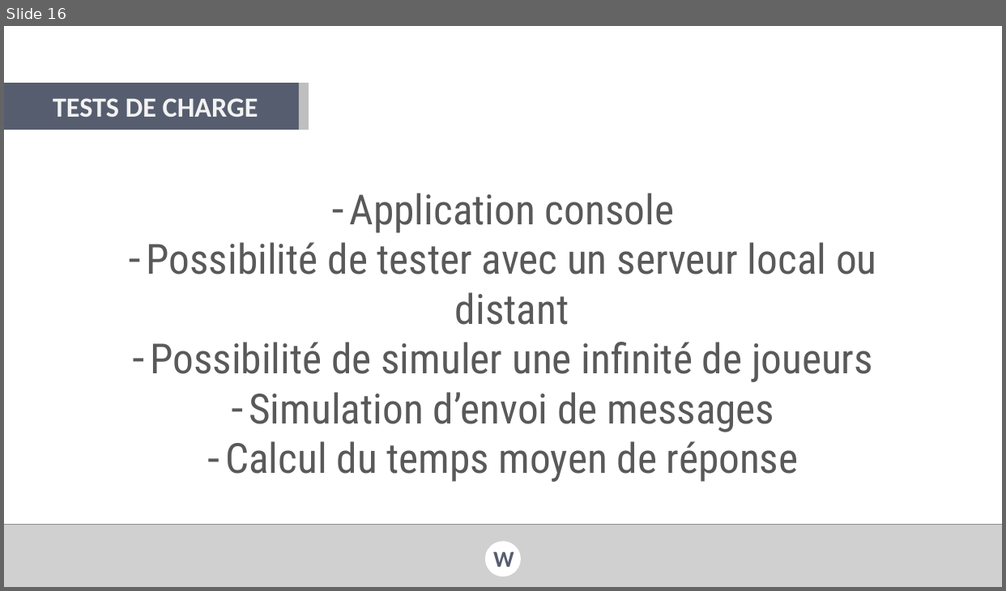
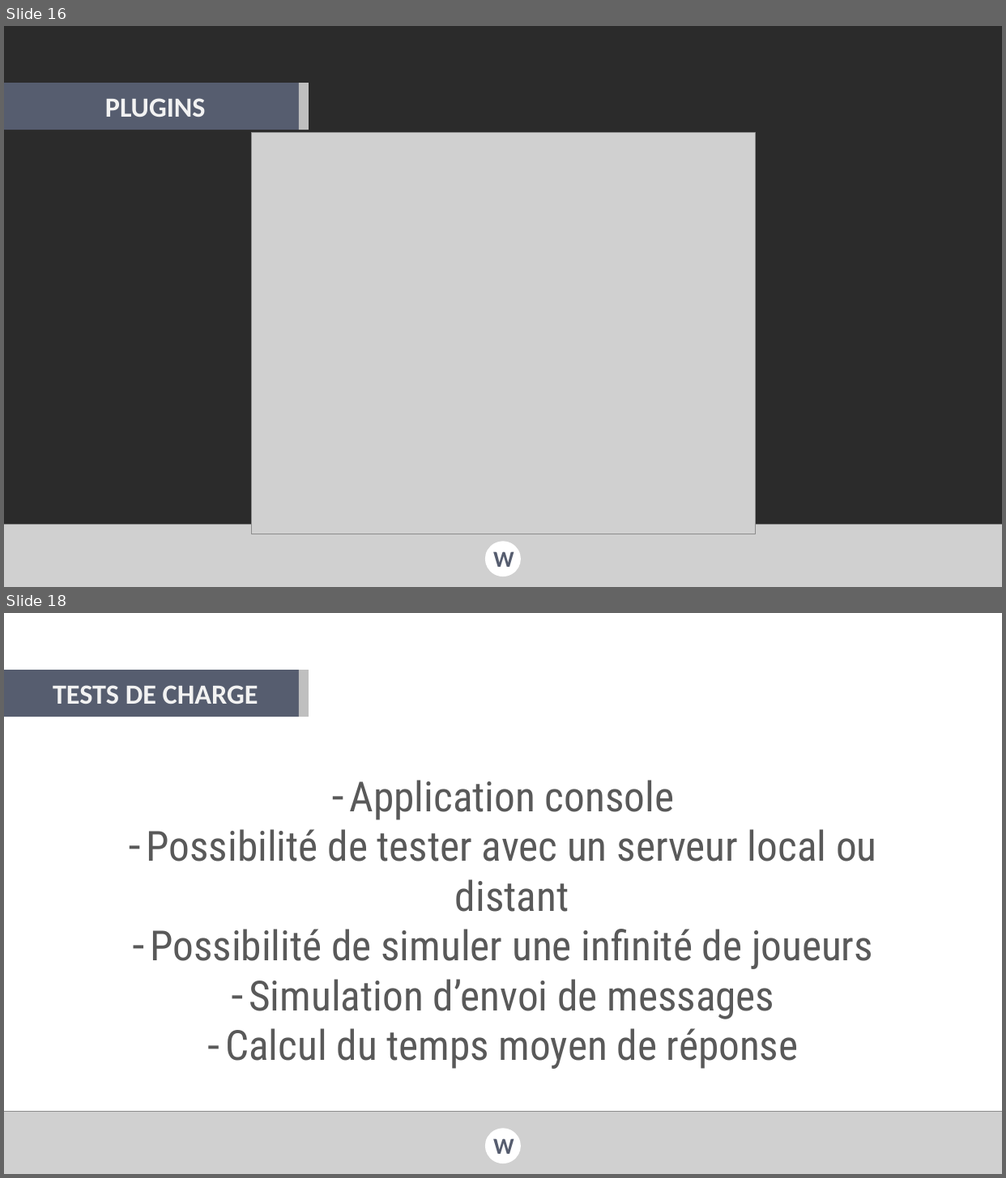
Before and after one commit to val92130/Wander, a slide deck: Docs/Documentation/Presentations/Wander - Forum PI.pptx. Shown one above the other, each under a label of ours: slide 16 before the commit, slides 16 and 18 after it; the slides between them are not shown. The pictures are 1006x591 and 1006x1178 pixels, drawn with LibreOffice and Linux fonts; fonts in the diff are those of the drawing; grey boxes stand for pictures; background and template pictures are left out; a plain dark background stands for a picture behind light text. Boxes give left, top, right and bottom in pixels: in the first picture for what was removed or moved away, otherwise in the second. Text is boxed around its words. In the diff, an @@ line names an element or a change of style, - is before the commit and + after.

```diff
--- a/Docs/Documentation/Presentations/Wander - Forum PI.pptx
+++ b/Docs/Documentation/Presentations/Wander - Forum PI.pptx
@@ slide 16 added at (x1=4, y1=26, x2=1002, y2=587), background picture (left out) @@
@@ rectangle added at (x1=4, y1=83, x2=299, y2=130), fill #565D6F @@
@@ text added at (x1=105, y1=98, x2=206, y2=117), 40 pt, text #F2F2F2, bold @@
+PLUGINS
@@ rectangle added at (x1=299, y1=83, x2=309, y2=130), fill #BFBFBF @@
@@ picture added at (x1=252, y1=132, x2=755, y2=534) @@
@@ picture added at (x1=4, y1=525, x2=1002, y2=587) @@
@@ ellipse added at (x1=485, y1=541, x2=521, y2=577), fill #FFFFFF @@
@@ text added at (x1=493, y1=552, x2=514, y2=567), 33 pt, text #565D6F, bold @@
+W
@@ what was slide 16 is now slide 18 @@
```
Also in this commit, not shown: 1 slide changed, 1 other slide added, 16 other files.
